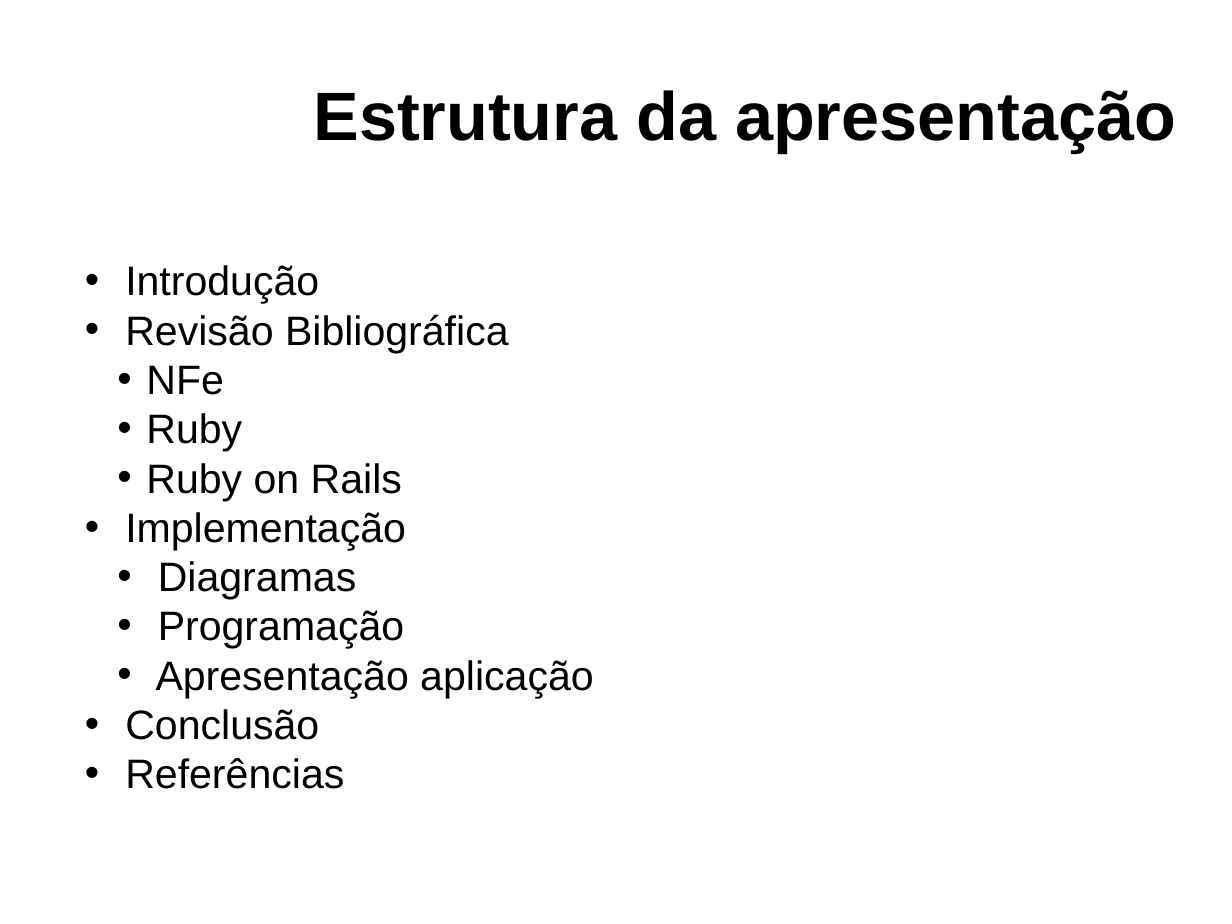
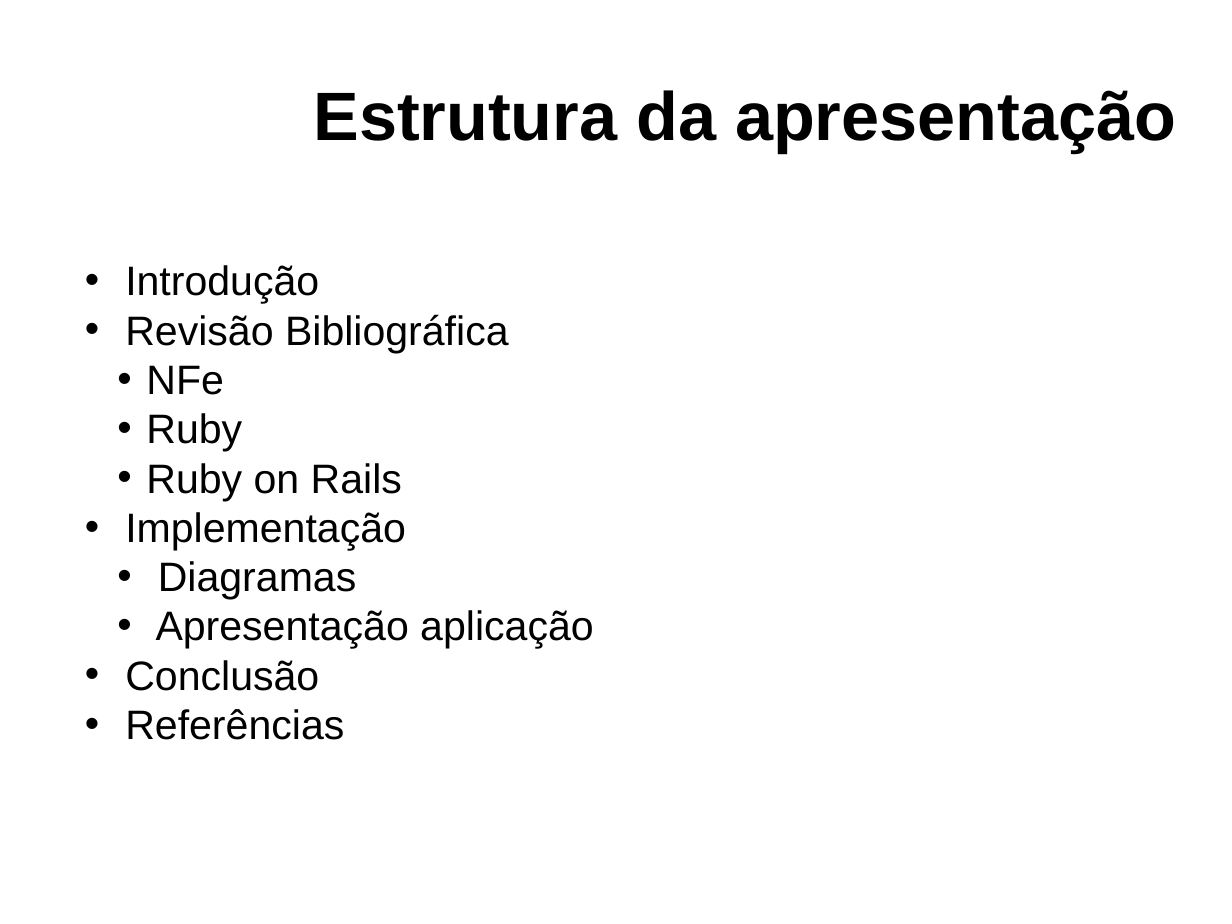
Before and after one commit to clairton/crh, a slide deck: slide 2 of slides.odp. Drawn at 1232x924 pixels with LibreOffice and Linux fonts; fonts in the diff are those of the drawing; background and template pictures are left out. Boxes give left, top, right and bottom in pixels: in the first picture for what was removed or moved away, otherwise in the second. Text is boxed around its words. In the diff, an @@ line names an element or a change of style, - is before the commit and + after.

```diff
--- a/slides.odp
+++ b/slides.odp
@@ text at box(158, 610, 405, 649): paragraph removed @@
-  • Programação
```
Also in this commit, not shown: 2 other slides changed, 1 slide added.
